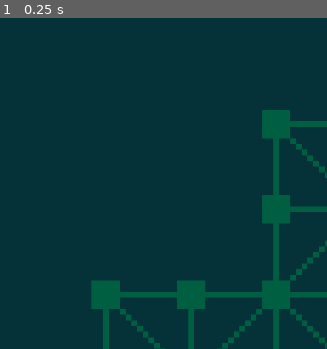
Above: before the commit, frame 1.
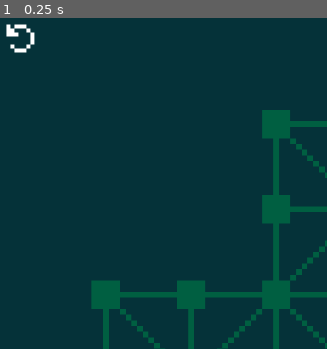
Above: after the commit, the same moment.

Repository: AndreiDuma/nature-vs-xmas-capitalism
Game: Godot game, scene res://scenes/main.tscn
Two runs of this game, one before a commit and one after it. Both use one fixed random seed, a clock stepped at 60 frames per second and the inputs below.
Inputs:
- Up to frame 1 (0.25 s): no input
The pictures show only the part of the screen within x 0-50%, y 0-50%; the shares and areas given below are measured in that part.

The runs differ from the first frame. In frame 1, 0.4% of the frame differs, in the area x 1-11%, y 1-11%.

Commit message:
Instantiate restart button and make it clickable

Diff:
--- a/scenes/button.tscn
+++ /dev/null
@@ -1,7 +0,0 @@
-[gd_scene load_steps=2 format=3 uid="uid://cuxuarsrmh4iq"]
-
-[ext_resource type="Texture2D" uid="uid://dy8f53hvrprdt" path="res://assets/sprites/restart-icon.png" id="1_mi6dp"]
-
-[node name="Restart" type="Sprite2D"]
-scale = Vector2(4.5, 4.5)
-texture = ExtResource("1_mi6dp")
--- /dev/null
+++ b/scenes/restart.gd
@@ -0,0 +1,8 @@
+extends Node2D
+class_name Restart
+
+signal clicked
+
+func _on_area_2d_input_event(_viewport: Node, event: InputEvent, _shape_idx: int) -> void:
+	if event.is_pressed():
+		clicked.emit()
--- /dev/null
+++ b/scenes/restart.tscn
@@ -0,0 +1,21 @@
+[gd_scene load_steps=4 format=3 uid="uid://cuxuarsrmh4iq"]
+
+[ext_resource type="Script" uid="uid://d0mr7a1hvdaqr" path="res://scenes/restart.gd" id="1_7dg1w"]
+[ext_resource type="Texture2D" uid="uid://dy8f53hvrprdt" path="res://assets/sprites/restart-icon.png" id="1_mi6dp"]
+
+[sub_resource type="CircleShape2D" id="CircleShape2D_q5shd"]
+radius = 17.0
+
+[node name="Restart" type="Node2D"]
+script = ExtResource("1_7dg1w")
+
+[node name="Sprite" type="Sprite2D" parent="."]
+scale = Vector2(4.5, 4.5)
+texture = ExtResource("1_mi6dp")
+
+[node name="Area2D" type="Area2D" parent="."]
+
+[node name="CollisionShape2D" type="CollisionShape2D" parent="Area2D"]
+shape = SubResource("CircleShape2D_q5shd")
+
+[connection signal="input_event" from="Area2D" to="." method="_on_area_2d_input_event"]
--- a/scripts/board.gd
+++ b/scripts/board.gd
@@ -5,6 +5,7 @@
 var _board: Board = Board.new()
 var _santa: Santa = null
 var _trees: Array[Array] = []
+var _restart = null
 
 func _to_vector(p: Position) -> Vector2:
 	return BOARD_UNIT_SIZE * Vector2(p.y - 3, p.x - 3)
@@ -58,6 +59,20 @@
 func _on_tree_clicked(tree: XmaxTree) -> void:
 	print("tree clicked: " + str(tree))
 
+### Restart ###
+
+func _instantiate_restart() -> void:
+	_restart = preload("res://scenes/restart.tscn").instantiate()
+	_update_restart_position()
+	_restart.clicked.connect(_on_restart_clicked)
+	add_child(_restart)
+
+func _update_restart_position() -> void:
+	_restart.position = _to_vector(Position.new(-1, -1))
+
+func _on_restart_clicked() -> void:
+	print("restart clicked")
+
 #
 # Godot overrides
 #
@@ -65,6 +80,7 @@
 func _ready() -> void:
 	_instantiate_santa()
 	_instantiate_trees()
+	_instantiate_restart()
 
 func _process(_delta: float) -> void:
 	if Input.is_key_pressed(KEY_ENTER):
Not shown, added: scenes/restart.gd.uid
